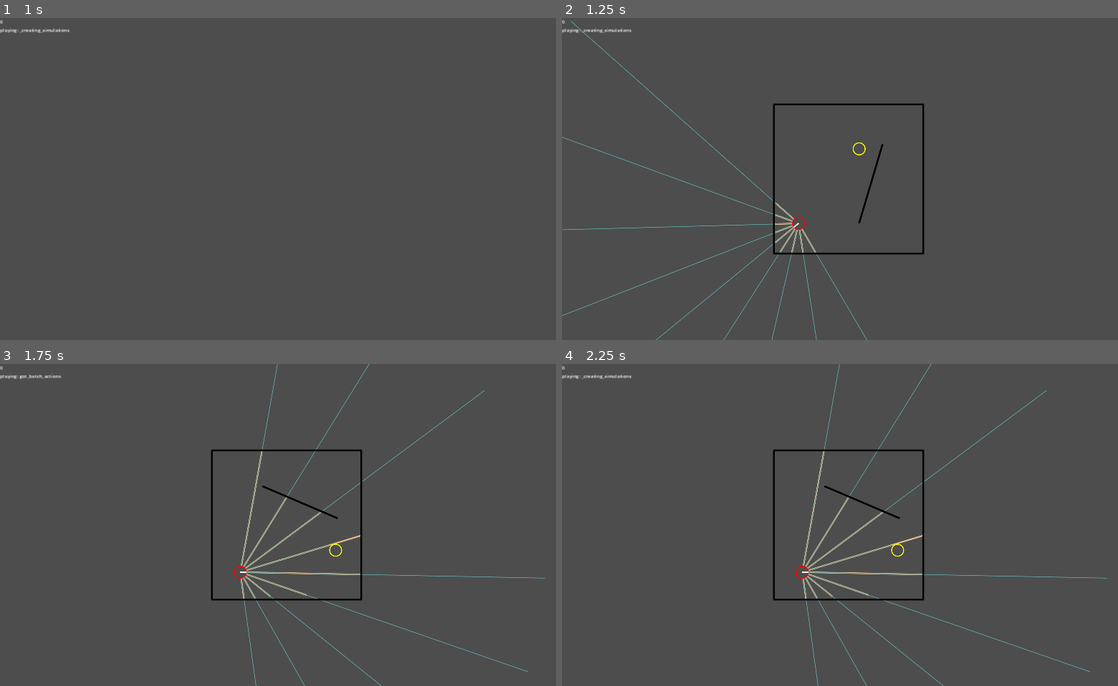
Above: before the commit, frames 1-4 (two rows, left to right).
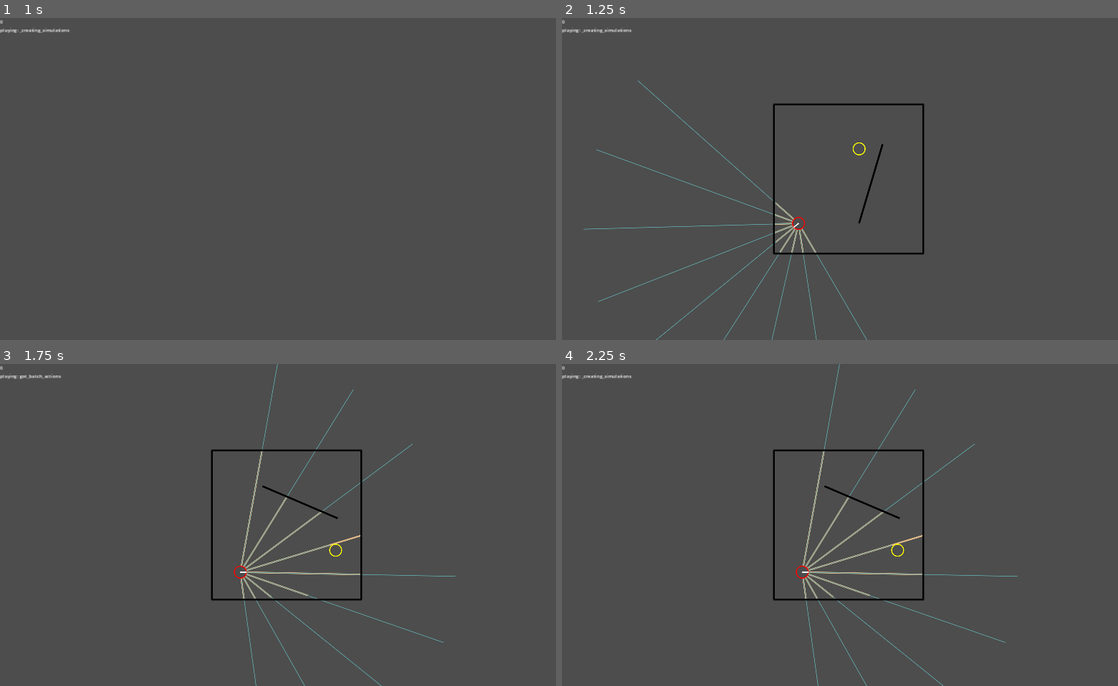
Above: after the commit, the same moments.

Repository: stokatyan/godot-ai
Game: Godot game, scene res://FindCoinGame/FCGEnv.tscn
Two runs of this game, one before a commit and one after it. Both use one fixed random seed, a clock stepped at 60 frames per second and the inputs below.
Inputs:
- Up to frame 1 (1 s): tap Enter at 0.5 s; hold D from 0.53 s (still down); hold Enter from 0.53 s (still down)
- Up to frame 2 (1.25 s): keep holding D; keep holding Enter
- Up to frame 3 (1.75 s): release D at 1.28 s; release Enter at 1.28 s; hold S from 1.28 s (still down); tap 1 at 1.35 s
- Up to frame 4 (2.25 s): tap Space at 2 s; release S at 2.03 s; hold D from 2.03 s (still down); tap 2 at 2.1 s

Frame 1 is identical in both runs. In frame 2, less than 0.1% of the frame differs, in the area x 0-46%, y 0-93%; in frame 3, 0.1%, in the area x 48-99%, y 0-96%; in frame 4, 0.1%.
Error in both runs: Cannot call method 'poll' on a null value. (res://AI/AIServerTCP.gd:40)

Commit message:
Improve detection of target

Diff:
--- a/godot-ai-client/FindCoinGame/FCGBaseNode.gd
+++ b/godot-ai-client/FindCoinGame/FCGBaseNode.gd
@@ -8,11 +8,15 @@
 
 var _rotation: float:
 	get:
-		return PhysicsServer2D.body_get_state(_physics_body, PhysicsServer2D.BODY_STATE_TRANSFORM).get_rotation()
+		return _transform.get_rotation()
 
 var _position: Vector2:
 	get:
-		return PhysicsServer2D.body_get_state(_physics_body, PhysicsServer2D.BODY_STATE_TRANSFORM).origin
+		return _transform.origin
+
+var _transform: Transform2D:
+	get:
+		return PhysicsServer2D.body_get_state(_physics_body, PhysicsServer2D.BODY_STATE_TRANSFORM)
 
 func set_transform(position: Vector2, rotation: float):
 	var new_transform = Transform2D(rotation, position)
--- a/godot-ai-client/FindCoinGame/FCGEnv.gd
+++ b/godot-ai-client/FindCoinGame/FCGEnv.gd
@@ -40,8 +40,9 @@
 		await get_tree().physics_frame
 		await get_tree().physics_frame
 		if _ai_runner._initial_simulations[0].is_game_complete():
+			await get_tree().create_timer(1).timeout
 			await _ai_runner._initial_simulations[0].new_game(get_tree().physics_frame)
-			display_simulation(_ai_runner._sim_initial_simulations[0])
+			display_simulation(_ai_runner._initial_simulations[0])
 
 func display_simulation(s: BaseSimulation):
 	await get_tree().physics_frame
--- a/godot-ai-client/FindCoinGame/FCGHero.gd
+++ b/godot-ai-client/FindCoinGame/FCGHero.gd
@@ -4,7 +4,7 @@
 
 var max_vision_distance: float:
 	get:
-		return 1000
+		return 700
 
 func _init():
 	_radius = 20
--- a/godot-ai-client/FindCoinGame/FCGSimulation.gd
+++ b/godot-ai-client/FindCoinGame/FCGSimulation.gd
@@ -152,18 +152,8 @@
 		PhysicsServer2D.body_set_space(temp_target_body, _physics_space)
 		PhysicsServer2D.body_set_collision_layer(temp_target_body, _target_layer)
 
-		var direct_state = PhysicsServer2D.space_get_direct_state(_physics_space)
-		var query = PhysicsShapeQueryParameters2D.new()
-		query.margin = _hero._radius * 2
-		query.shape_rid = temp_hero_shape
-		query.transform = t_hero
-		query.collision_mask = _wall_layer | _target_layer
-		var result = direct_state.collide_shape(query, 1)
-
-		query.shape_rid = temp_target_shape
-		query.transform = t_target
-		query.collision_mask = _wall_layer
-		result += direct_state.collide_shape(query, 1)
+		var result = _get_collision_points(temp_hero_shape, t_hero, _hero._radius * 2, _wall_layer | _target_layer)
+		result += _get_collision_points(temp_target_shape, t_target, _hero._radius * 2, _wall_layer)
 
 		PhysicsServer2D.free_rid(temp_hero_shape)
 		PhysicsServer2D.free_rid(temp_hero_body)
@@ -239,6 +229,13 @@
 		angle_to_wall_distance[a] = obs
 	for a in angles:
 		var obs = _get_hero_layer_observation(a, _hero.max_vision_distance, _target_layer)
+		var t = _hero._transform
+		t.origin += Vector2.from_angle(a) * _target._radius
+		var target_collision_points = _get_collision_points(_hero._physics_shape, t, 0, _target_layer)
+
+		if !target_collision_points.is_empty():
+			obs = 0.2 * _hero._position.distance_to(target_collision_points[1]) / _hero.max_vision_distance
+
 		if obs > angle_to_wall_distance[a]:
 			obs = 1
 		state.append(obs)
@@ -261,6 +258,16 @@
 
 	var result = space_state.cast_motion(motion_query)
 	return result[0]
+
+func _get_collision_points(shape_rid: RID, transform: Transform2D, margin: float, collision_mask: int) -> Array[Vector2]:
+	var direct_state = PhysicsServer2D.space_get_direct_state(_physics_space)
+	var query = PhysicsShapeQueryParameters2D.new()
+	query.margin = margin
+	query.shape_rid = shape_rid
+	query.transform = transform
+	query.collision_mask = collision_mask
+	var result = direct_state.collide_shape(query, 1)
+	return result
 
 func get_score() -> float:
 	if is_game_complete():
Not shown, added: godot-ai-client/checkpoints/model-1.pt
